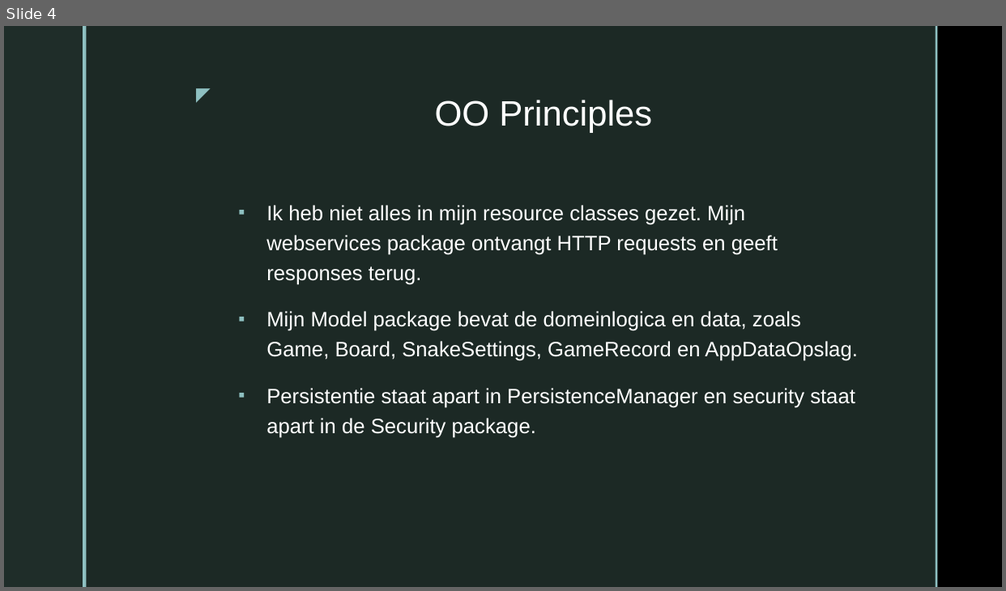
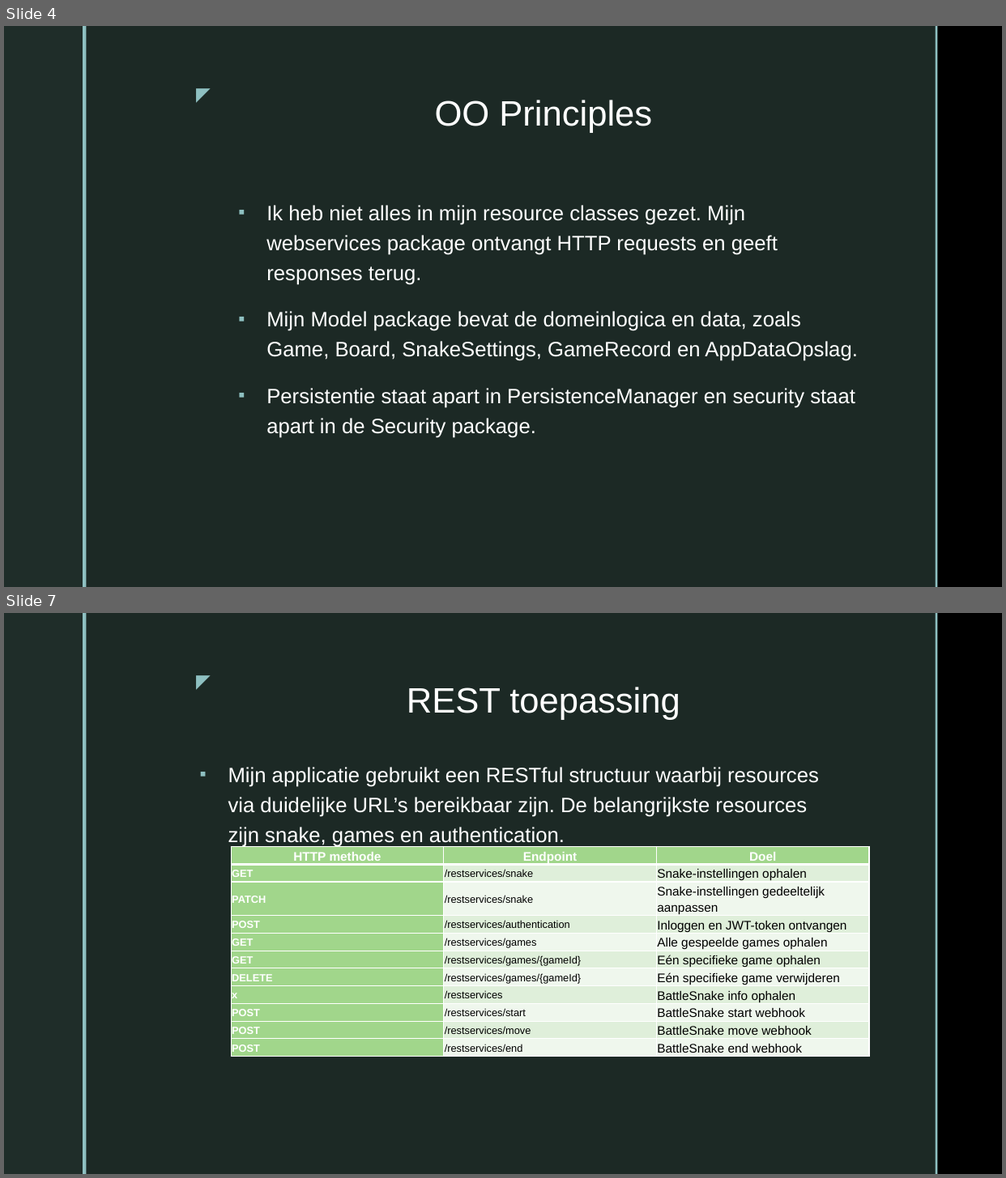
Before and after one commit to LeroyAndrade/BattleSnake, a slide deck: Presentatie1.pptx. Shown one above the other, each under a label of ours: slide 4 before the commit, slides 4 and 7 after it; the slides between them are not shown. The pictures are 1006x591 and 1006x1178 pixels, drawn with LibreOffice and Linux fonts; fonts in the diff are those of the drawing; background and template pictures are left out. Boxes give left, top, right and bottom in pixels: in the first picture for what was removed or moved away, otherwise in the second. Text is boxed around its words. In the diff, an @@ line names an element or a change of style, - is before the commit and + after.

```diff
--- a/Presentatie1.pptx
+++ b/Presentatie1.pptx
@@ slide 7 added at bbox=[4, 613, 1002, 1174], background picture (left out); not listed: 5 template elements that a slide beside it also shows @@
@@ title added at bbox=[407, 687, 680, 720], 34 pt, text #FFFFFF @@
+REST toepassing
@@ text added at bbox=[228, 767, 819, 847], 20 pt, text #FFFFFF @@
+▪ Mijn applicatie gebruikt een RESTful structuur waarbij resources via duidelijke URL’s bereikbaar zijn. De belangrijkste resources zijn snake, games en authentication.
@@ table added at bbox=[231, 846, 868, 1059], 11 rows, 3 columns @@
+HTTP methode | Endpoint | Doel
+GET | /restservices/snake | Snake-instellingen ophalen
+PATCH | /restservices/snake | Snake-instellingen gedeeltelijk aanpassen
+POST | /restservices/authentication | Inloggen en JWT-token ontvangen
+GET | /restservices/games | Alle gespeelde games ophalen
+GET | /restservices/games/{gameId} | Eén specifieke game ophalen
+DELETE | /restservices/games/{gameId} | Eén specifieke game verwijderen
+x | /restservices | BattleSnake info ophalen
+POST | /restservices/start | BattleSnake start webhook
+POST | /restservices/move | BattleSnake move webhook
+POST | /restservices/end | BattleSnake end webhook
```
Also in this commit, not shown: 3 slides changed, 4 other slides added, 4 slides removed.
